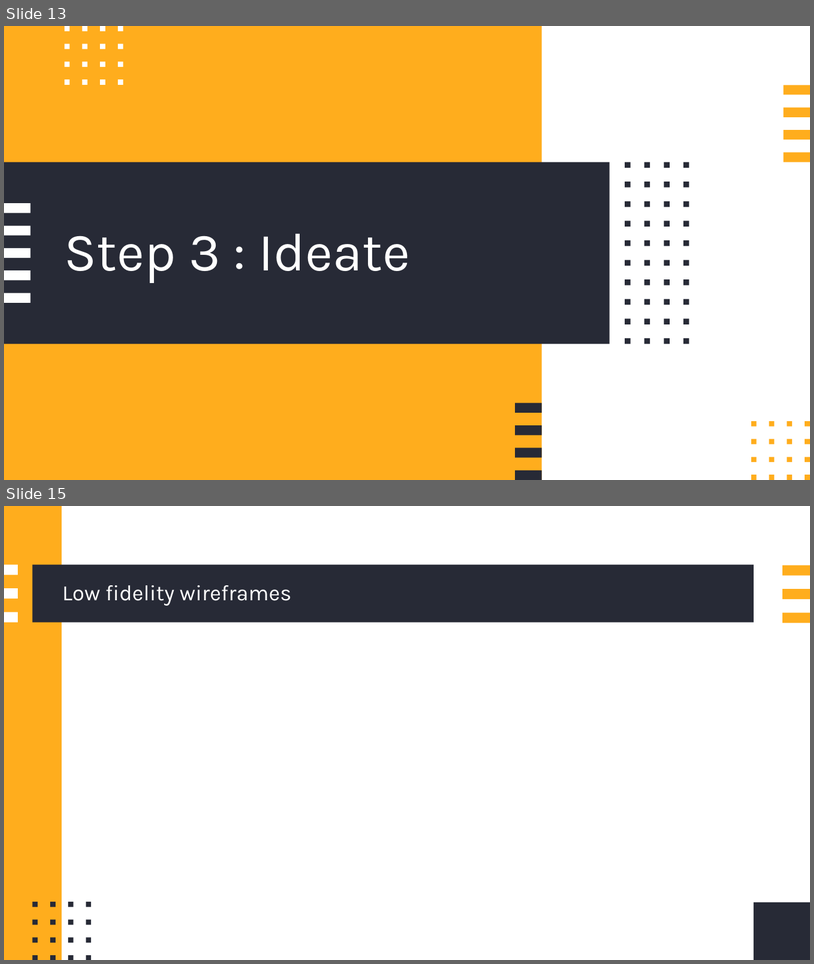
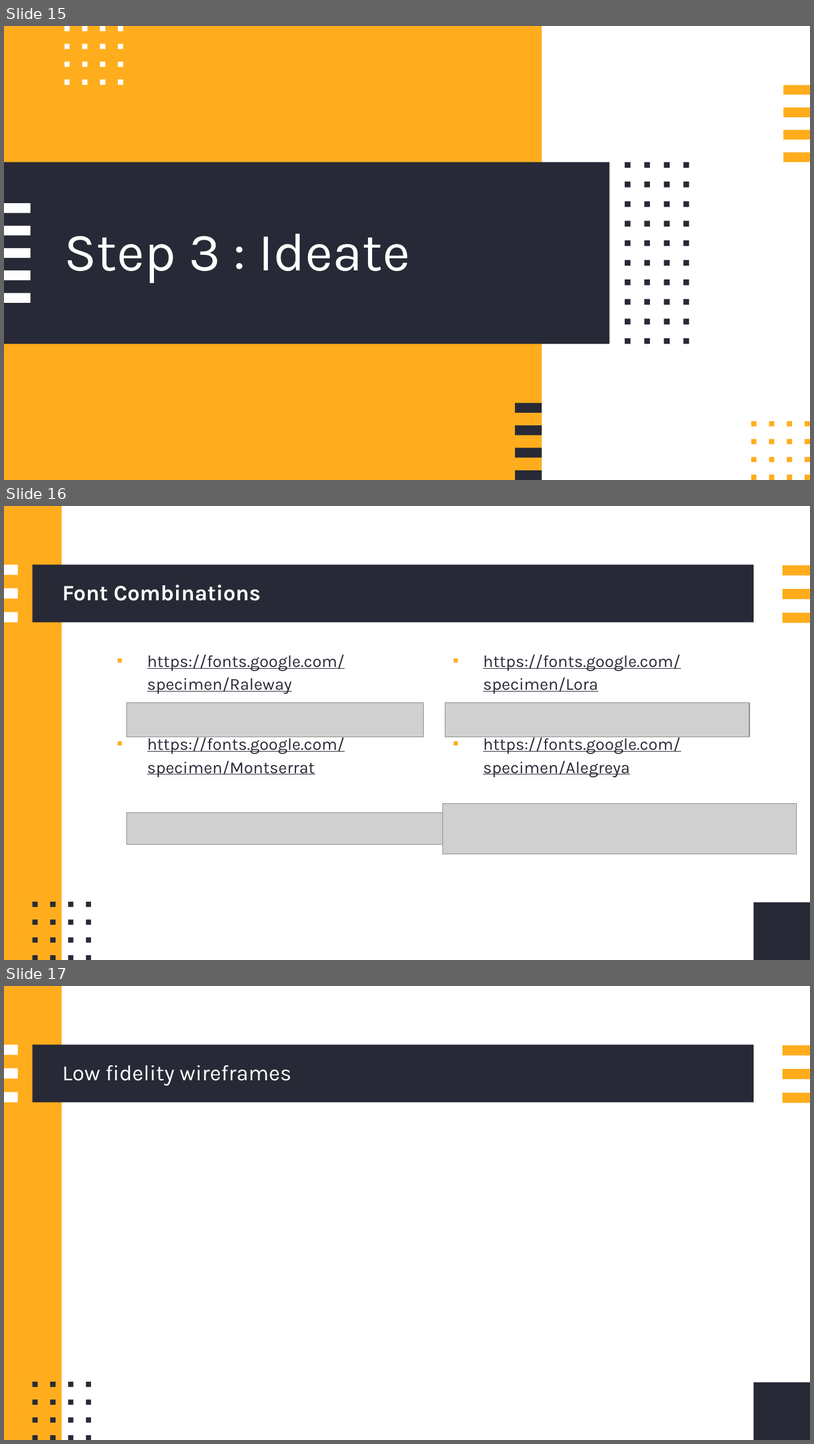
Before and after one commit to callumc20171/3.4-Assessment, a slide deck: 3.4 Assessment Resources/3.4 portfolio - Callum Cooper.pptx. Shown one above the other, each under a label of ours: slides 13 and 15 before the commit, slides 15, 16 and 17 after it; the slides between them are not shown. The pictures are 814x964 and 814x1444 pixels, drawn with LibreOffice and Linux fonts; fonts in the diff are those of the drawing; grey boxes stand for pictures. Boxes give left, top, right and bottom in pixels: in the first picture for what was removed or moved away, otherwise in the second. Text is boxed around its words. In the diff, an @@ line names an element or a change of style, - is before the commit and + after.

```diff
--- a/3.4 Assessment Resources/3.4 portfolio - Callum Cooper.pptx
+++ b/3.4 Assessment Resources/3.4 portfolio - Callum Cooper.pptx
@@ slide 16 added at <box>4,506,810,960</box>, background #FFFFFF; not listed: 25 template elements that a slide beside it also shows @@
@@ title added at <box>62,585,261,601</box>, 26 pt, text #FFFFFF, bold @@
+Font Combinations
@@ text added at <box>147,654,345,777</box>, 20 pt, text #272A36, underline @@
+▪ https://fonts.google.com/specimen/Raleway
+▪ https://fonts.google.com/specimen/Montserrat
@@ text added at <box>483,654,681,777</box>, 20 pt, text #272A36, underline @@
+▪ https://fonts.google.com/specimen/Lora
+▪ https://fonts.google.com/specimen/Alegreya
@@ picture added at <box>127,703,424,737</box> @@
@@ picture added at <box>445,703,750,737</box> @@
@@ picture added at <box>443,803,797,854</box> @@
@@ picture added at <box>127,813,443,845</box> @@
@@ what was slide 13 is now slide 15 @@
@@ what was slide 15 is now slide 17 @@
```
Also in this commit, not shown: 3 slides changed, 2 other slides added, 1 slide removed, 3 other files.
